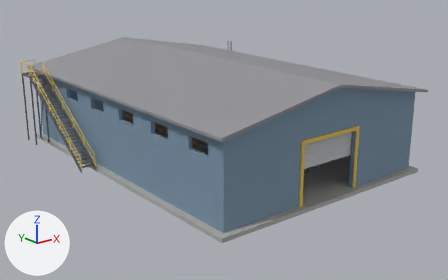
Renders of the OBJ model warehouse-model/warehouse.obj from each side of a commit.
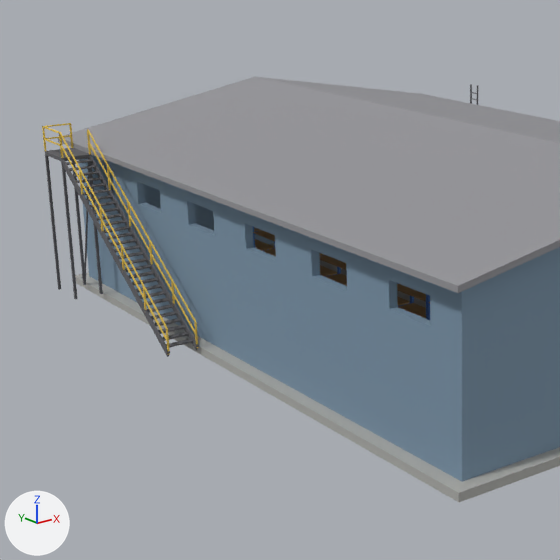
Each version appears first whole from a 50 mm camera at (-29.8, -39.0, 16.1) aimed at (0.2, -1.6, 1.2), and next in a close-up on the part from 0% to 61% of the width and 0% to 97% of the height. Arrows for +X, +Y and +Z are at lower left; the lights stay in place. The older version's two pictures come first. Where no turn or scale is listed for an object, it has been applied to the vertices.

Names of what the first close-up shows: 'BackWall_RightOfDoor', 'Floor', 'FrontWall_LeftOfDoor', 'LeftWall_AboveWindows', 'LeftWall_BelowWindows', 'LeftWall_WindowPost_5', 'LeftWall_WindowPost_6', 'RoofPlatform', 'RoofPlatform_Railing', 'Roof_Left', 'Roof_Right', 'Stairs', 'Stairs_Railing' and 14 more.
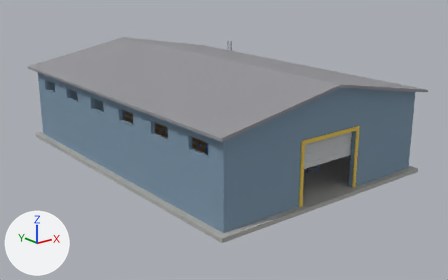
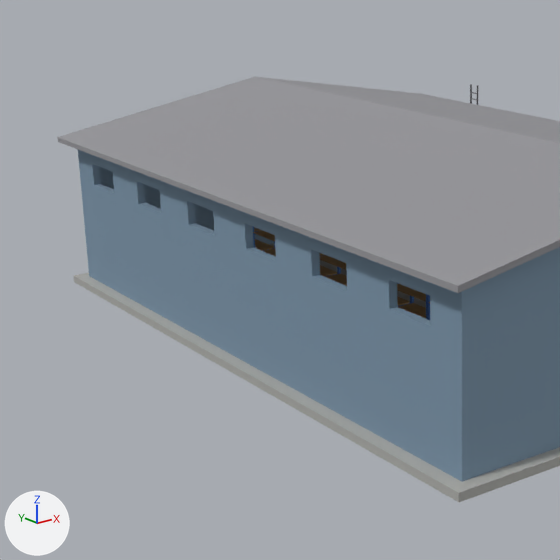
Edits to the bpy script that builds the scene:
```text
Remove ob_roofplatform:
    ob_roofplatform = bpy.data.objects.new('RoofPlatform', me_roofplatform)
    ob_roofplatform.location = (0.0, 0.0, 0.0)
Remove ob_roofplatform_railing:
    ob_roofplatform_railing = bpy.data.objects.new('RoofPlatform_Railing', me_roofplatform_railing)
    ob_roofplatform_railing.location = (0.0, 0.0, 0.0)
Remove ob_stairs:
    ob_stairs = bpy.data.objects.new('Stairs', me_stairs)
    ob_stairs.location = (0.0, 0.0, 0.0)
Remove ob_stairs_railing:
    ob_stairs_railing = bpy.data.objects.new('Stairs_Railing', me_stairs_railing)
    ob_stairs_railing.location = (0.0, 0.0, 0.0)
```

Where the change shows, as pixel boxes (x1, y1, x2, y2) in the close-ups (560 x 560 px):
'Stairs', deleted: before (62, 156, 199, 357)
'Stairs_Railing', deleted: before (59, 129, 198, 355)
'RoofPlatform', deleted: before (45, 148, 103, 299)
'RoofPlatform_Railing', deleted: before (42, 123, 73, 158)
